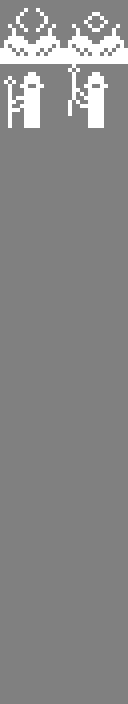
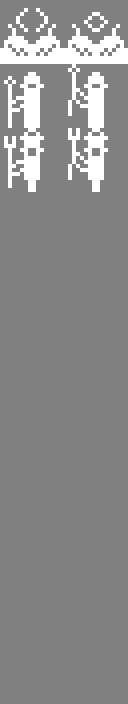
Layers edited between the first and the second 128px x 704px image:
added layer "bishop" above "priest" over <box>4,128,108,192</box>
